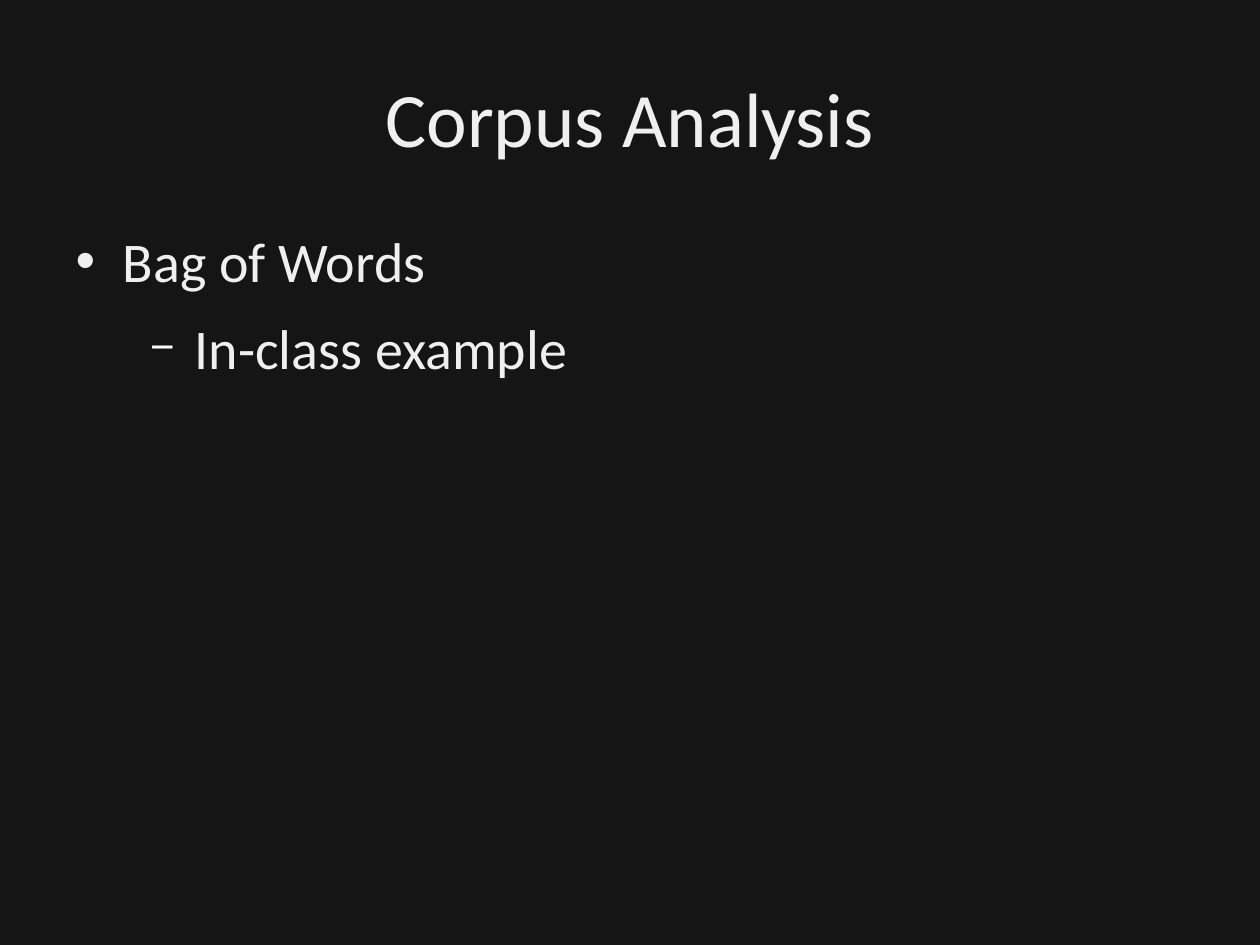
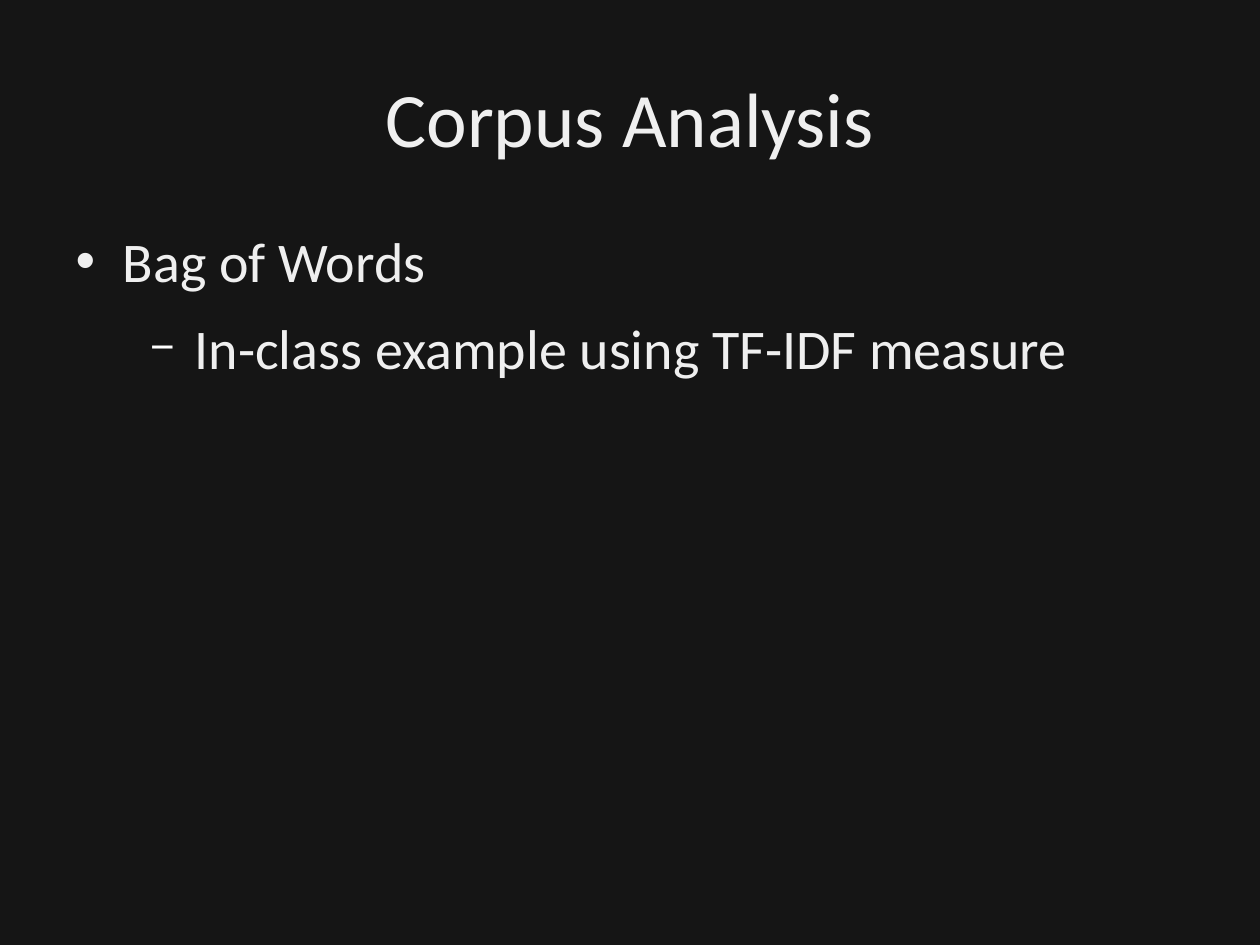
Before and after one commit to dbowmans46/PracticalProgramming, a slide deck: slide 70 of Session 7 - Python/Instructional Material/Session 7 - Python Brief Intro to NLP.odp (slide 69 before the commit). Drawn at 1260x945 pixels with LibreOffice and Linux fonts; fonts in the diff are those of the drawing; background and template pictures are left out; a plain dark background stands for a picture behind light text. Boxes give left, top, right and bottom in pixels: in the first picture for what was removed or moved away, otherwise in the second. Text is boxed around its words. In the diff, an @@ line names an element or a change of style, - is before the commit and + after.

```diff
--- a/Session 7 - Python/Instructional Material/Session 7 - Python Brief Intro to NLP.odp
+++ b/Session 7 - Python/Instructional Material/Session 7 - Python Brief Intro to NLP.odp
@@ text at (195, 330, 1066, 379): text changed @@
-  − In-class example
+  − In-class example using TF-IDF measure
```
Also in this commit, not shown: 6 other slides changed, 1 slide added.
